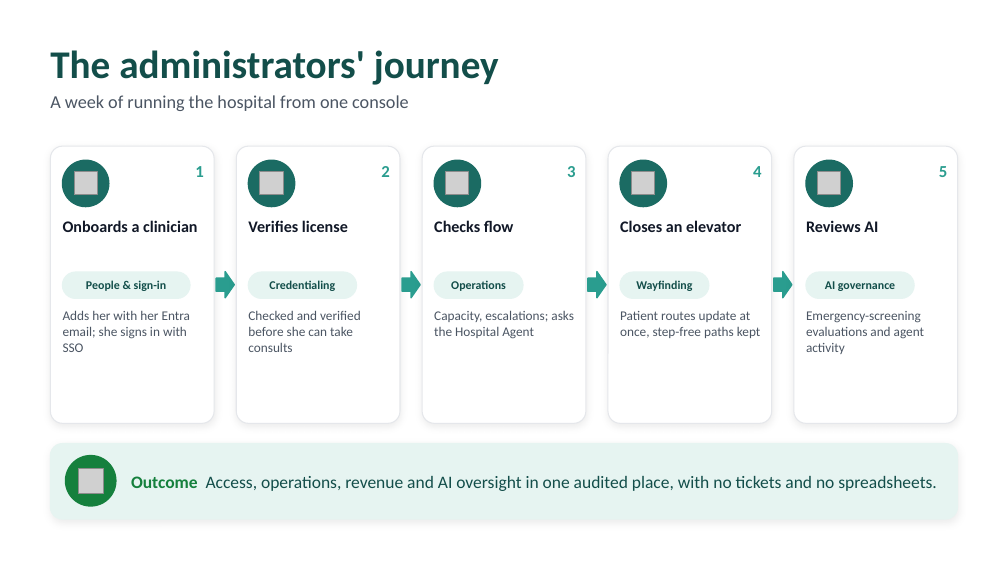
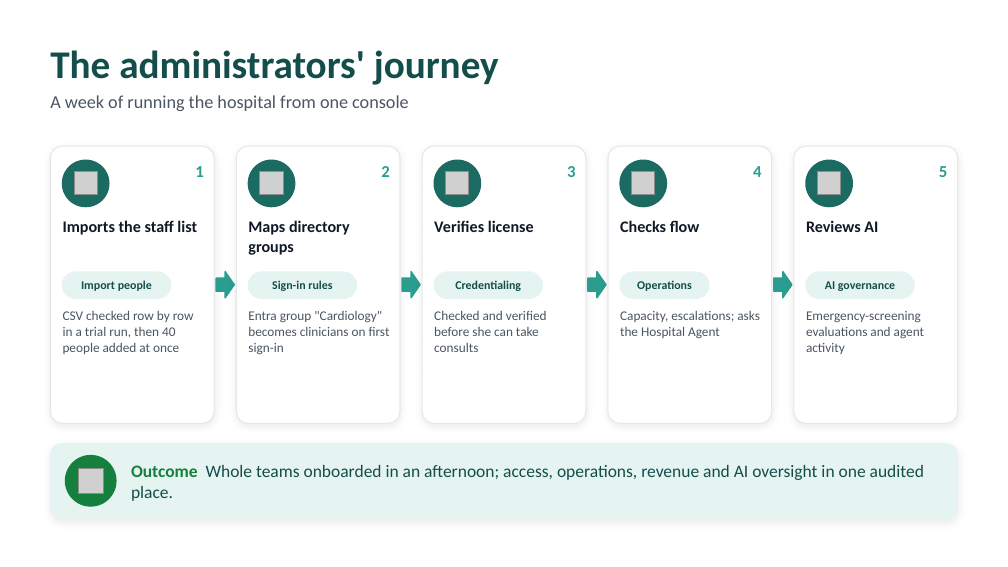
Before and after one commit to dilleeps/BioverseMyCare, a slide deck: slide 15 of docs/presentations/Bioverse-One-Personas.pptx (slide 13 before the commit). Drawn at 1008x567 pixels with LibreOffice and Linux fonts; fonts in the diff are those of the drawing; grey boxes stand for pictures. Boxes give left, top, right and bottom in pixels: in the first picture for what was removed or moved away, otherwise in the second. Text is boxed around its words. In the diff, an @@ line names an element or a change of style, - is before the commit and + after.

```diff
--- a/docs/presentations/Bioverse-One-Personas.pptx
+++ b/docs/presentations/Bioverse-One-Personas.pptx
@@ text at [63,220,197,235]: text changed @@
-Onboards a clinician
+Imports the staff list
@@ text at [248,220,350,255]: text changed @@
-Verifies license
+Maps directory groups
@@ text at [434,220,534,232]: text changed @@
-Checks flow
+Verifies license
@@ text at [620,220,700,232]: text changed @@
-Closes an elevator
+Checks flow
@@ rounded rectangle: place and size @@
-rounded rectangle at [62,272,190,298]
+rounded rectangle at [62,272,170,298]
@@ text at [81,280,152,291]: text changed @@
-People & sign-in
+Import people
@@ text at [272,280,332,291]: text changed @@
-Credentialing
+Sign-in rules
@@ rounded rectangle: place and size @@
-rounded rectangle at [434,272,523,298]
+rounded rectangle at [434,272,542,298]
@@ text at [455,280,521,291]: text changed @@
-Operations
+Credentialing
@@ text at [637,280,692,291]: text changed @@
-Wayfinding
+Operations
@@ text at [63,310,194,354]: text changed @@
-Adds her with her Entra email; she signs in with SSO
+CSV checked row by row in a trial run, then 40 people added at once
@@ text at [248,311,390,355]: text changed @@
-Checked and verified before she can take consults
+Entra group "Cardiology" becomes clinicians on first sign-in
@@ text at [434,311,547,352]: text changed @@
-Capacity, escalations; asks the Hospital Agent
+Checked and verified before she can take consults
@@ text at [620,311,760,339]: text changed @@
-Patient routes update at once, step-free paths kept
+Capacity, escalations; asks the Hospital Agent
@@ text at [131,465,924,501]: text changed @@
-Outcome Access, operations, revenue and AI oversight in one audited place, with no tickets and no spreadsheets.
+Outcome Whole teams onboarded in an afternoon; access, operations, revenue and AI oversight in one audited place.
```
Also in this commit, not shown: 13 other slides changed, 2 slides added.
